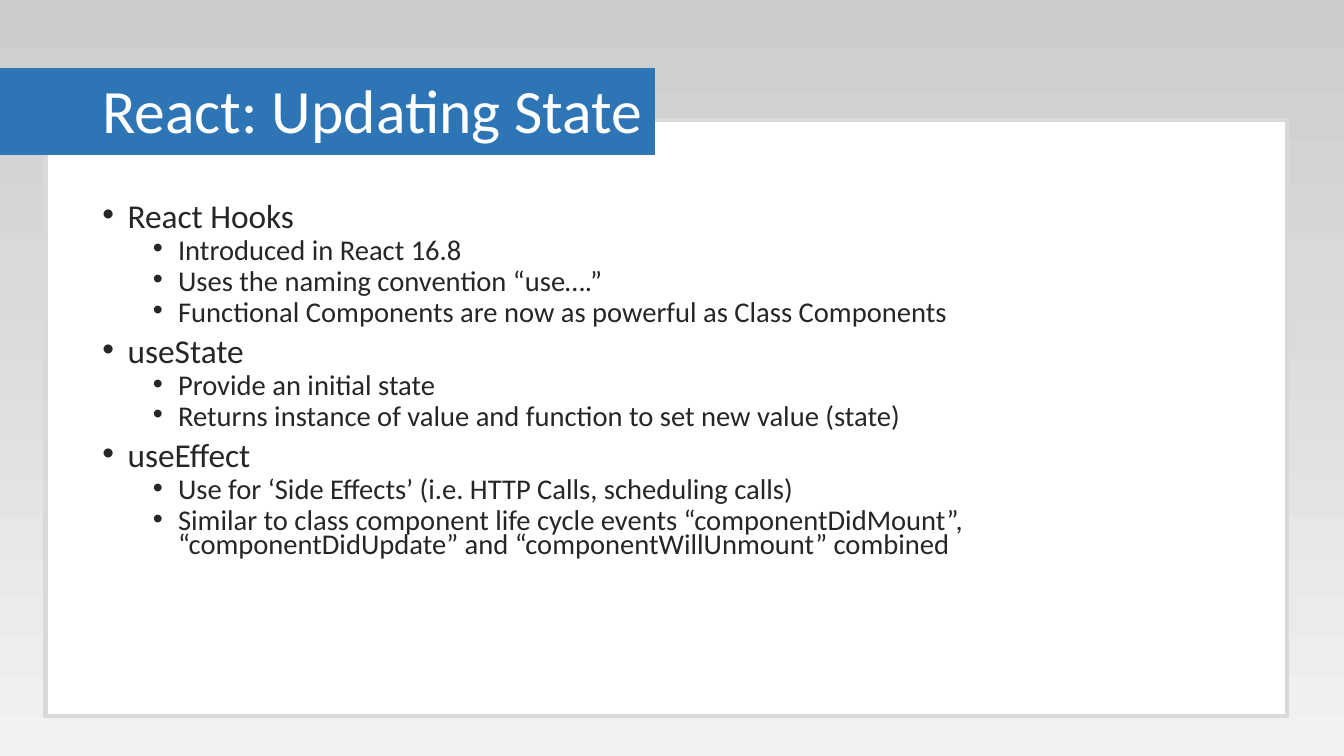
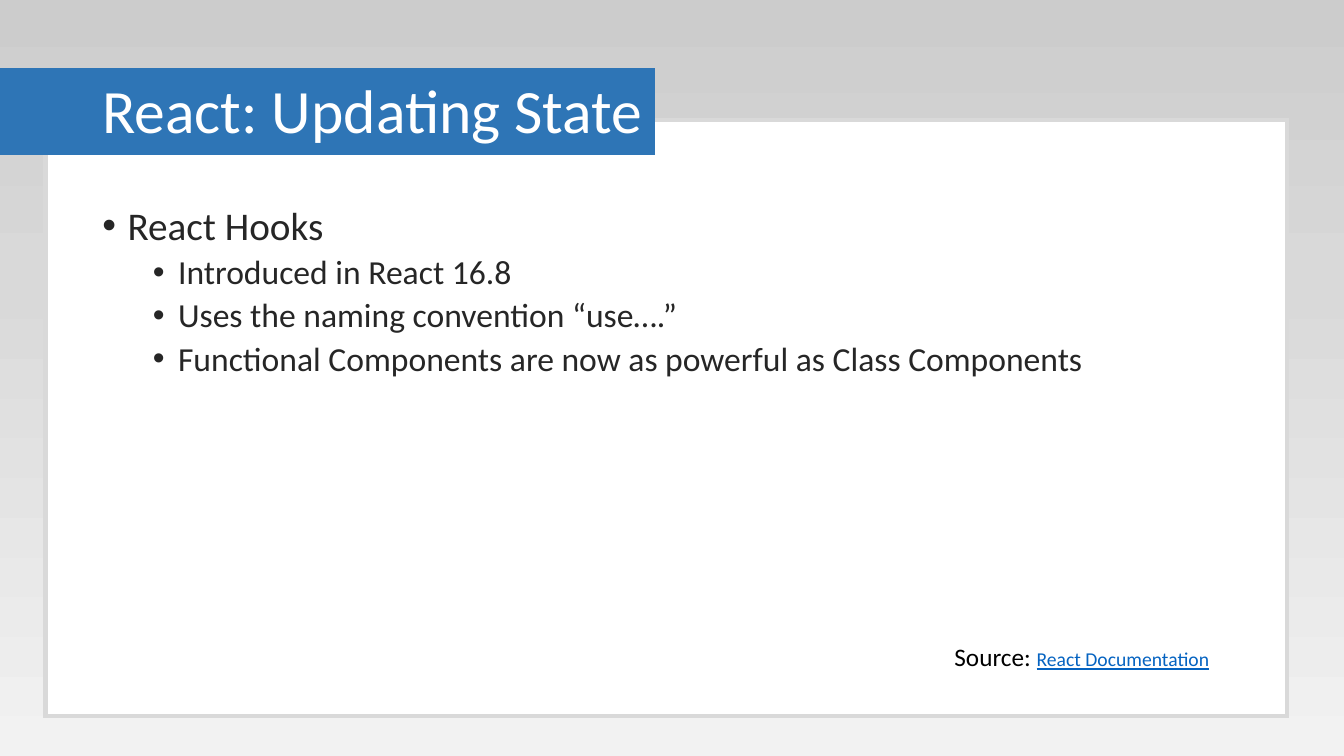
Before and after one commit to Paul-Hadfield/GameOfLife-Talk, a slide deck: slide 35 of Game Of Life Presentation.pptx (slide 21 before the commit). Drawn at 1344x756 pixels with LibreOffice and Linux fonts; fonts in the diff are those of the drawing. Boxes give left, top, right and bottom in pixels: in the first picture for what was removed or moved away, otherwise in the second. Text is boxed around its words. In the diff, an @@ line names an element or a change of style, - is before the commit and + after.

Commit message:
Updated

```diff
--- a/Game Of Life Presentation.pptx
+++ b/Game Of Life Presentation.pptx
@@ text "React Hooks" at (x1=128, y1=212, x2=1082, y2=377): size 23.8 to 28 pt in "React Hooks"; size 20.4 to 24 pt; line spacing 0.7 to 0.9 @@
@@ text at (x1=128, y1=341, x2=963, y2=559): paragraphs removed @@
-• useState
-  • Provide an initial state
-  • Returns instance of value and function to set new value (state)
-• useEffect
-  • Use for ‘Side Effects’ (i.e. HTTP Calls, scheduling calls)
-  • Similar to class component life cycle events “componentDidMount”, “componentDidUpdate” and “componentWillUnmount” combined
@@ text added at (x1=954, y1=649, x2=1209, y2=670), 14 pt, text #0563C1, underline @@
+Source: React Documentation
```
Also in this commit, not shown: 8 other slides changed, 19 slides added, 1 slide removed.
